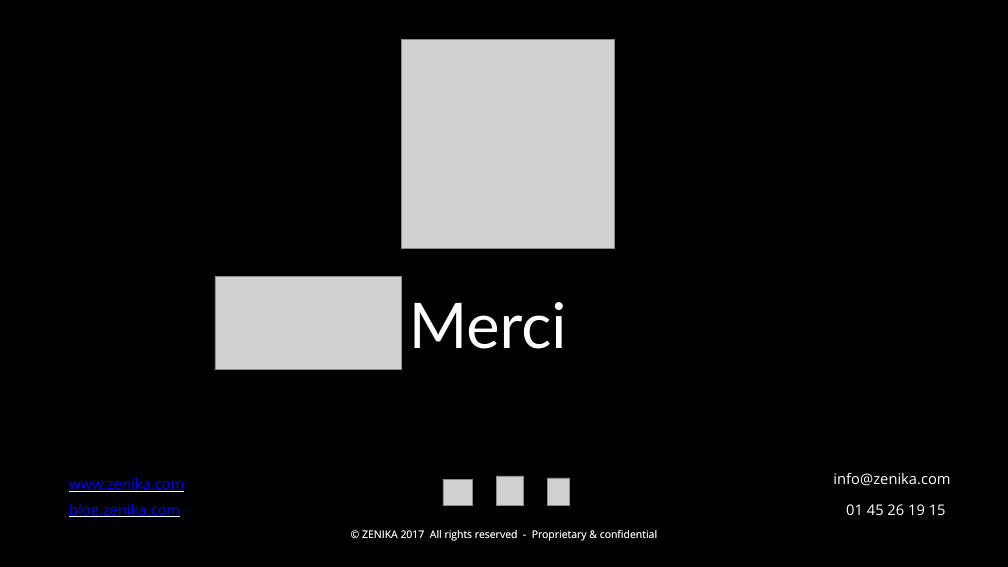
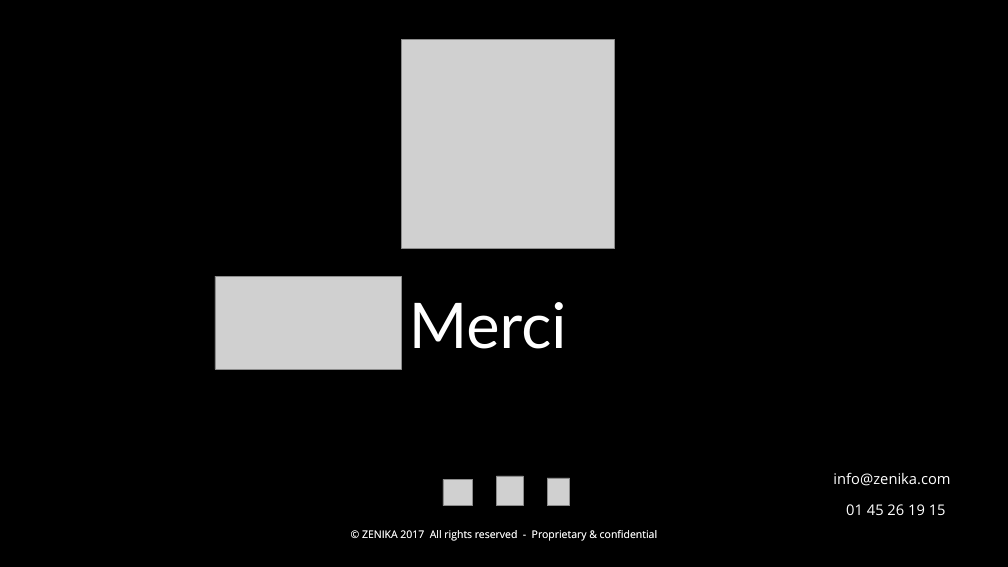
Before and after one commit to kronann/solid-dinosaur, a slide deck: slide 18 of solid-workshop.pptx (slide 19 before the commit). Drawn at 1008x567 pixels with LibreOffice and Linux fonts; fonts in the diff are those of the drawing; grey boxes stand for pictures; background and template pictures are left out. Boxes give left, top, right and bottom in pixels: in the first picture for what was removed or moved away, otherwise in the second. Text is boxed around its words. In the diff, an @@ line names an element or a change of style, - is before the commit and + after.

```diff
--- a/solid-workshop.pptx
+++ b/solid-workshop.pptx
@@ text removed at bbox=[69, 477, 184, 492] @@
-www.zenika.com
@@ text removed at bbox=[69, 503, 180, 519] @@
-blog.zenika.com
```
Also in this commit, not shown: 4 other slides changed, 1 slide removed.
